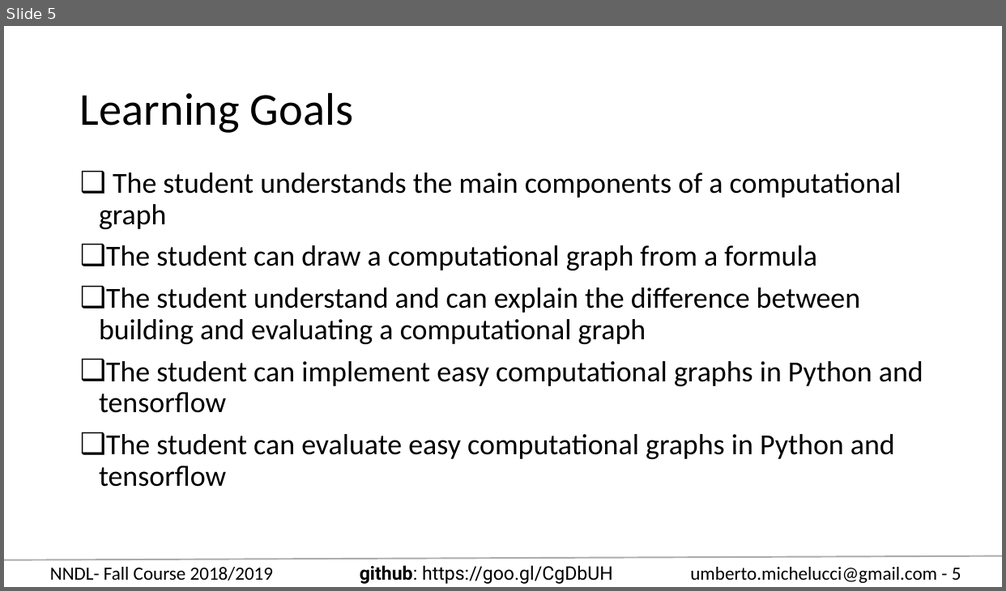
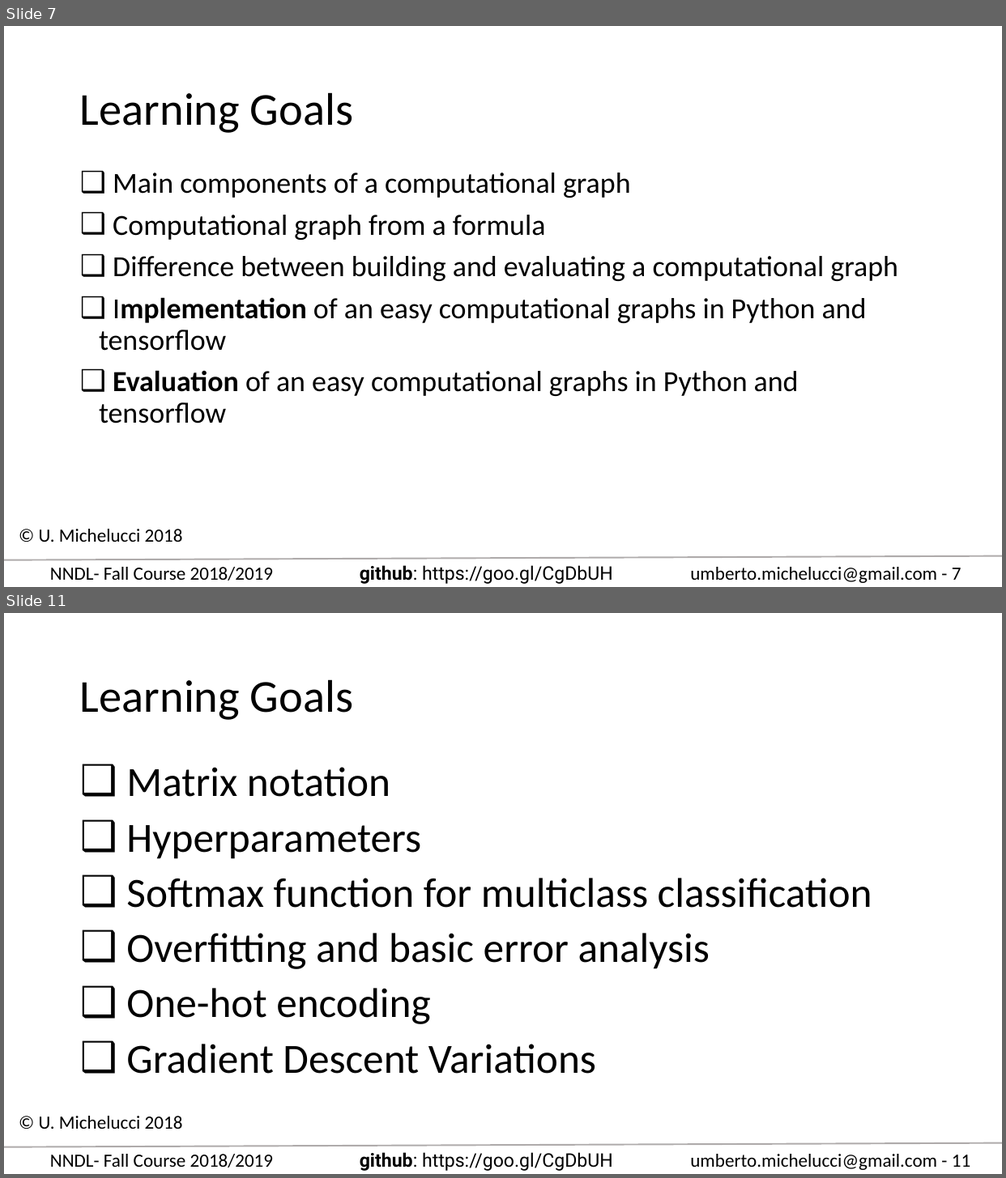
Before and after one commit to toelt-llc/COURSE-zhaw-dlcourse-spring2019, a slide deck: Learning_goals_overview.pptx. Shown one above the other, each under a label of ours: slide 5 before the commit, slides 7 and 11 after it; the slides between them are not shown. The pictures are 1006x591 and 1006x1178 pixels, drawn with LibreOffice and Linux fonts; fonts in the diff are those of the drawing. Boxes give left, top, right and bottom in pixels: in the first picture for what was removed or moved away, otherwise in the second. Text is boxed around its words. In the diff, an @@ line names an element or a change of style, - is before the commit and + after.

Commit message:
Completed the learning goals for the course.

```diff
--- a/Learning_goals_overview.pptx
+++ b/Learning_goals_overview.pptx
@@ slide 11 added at [4, 613, 1002, 1174], background #FFFFFF; not listed: 4 template elements that a slide beside it also shows @@
@@ title added at [80, 679, 353, 720], 44 pt, text #000000 @@
+Learning Goals
@@ text added at [126, 767, 872, 1074], 40 pt, text #000000 @@
+❑ Matrix notation
+❑ Hyperparameters
+❑ Softmax function for multiclass classification
+❑ Overfitting and basic error analysis
+❑ One-hot encoding
+❑ Gradient Descent Variations
@@ text added at [39, 1116, 183, 1129], 18 pt, text #000000 @@
+© U. Michelucci 2018
@@ what was slide 5 is now slide 7 @@
@@ slide 7 changed as well @@
@@ text at [99, 173, 898, 424]: text changed @@
-❑ The student understands the main components of a computational graph
-❑ The student can draw a computational graph from a formula
-❑ The student understand and can explain the difference between building and evaluating a computational graph
-❑ The student can implement easy computational graphs in Python and tensorflow
-❑ The student can evaluate easy computational graphs in Python and tensorflow
+❑ Main components of a computational graph
+❑ Computational graph from a formula
+❑ Difference between building and evaluating a computational graph
+❑ Implementation of an easy computational graphs in Python and tensorflow
+❑ Evaluation of an easy computational graphs in Python and tensorflow
@@ text added at [39, 529, 183, 542], 18 pt, text #000000 @@
+© U. Michelucci 2018
@@ text at [690, 567, 961, 583]: text changed @@
-umberto.michelucci@gmail.com - 5
+umberto.michelucci@gmail.com - 7
```
Also in this commit, not shown: 7 other slides changed, 10 other slides added, 11 slides removed.
